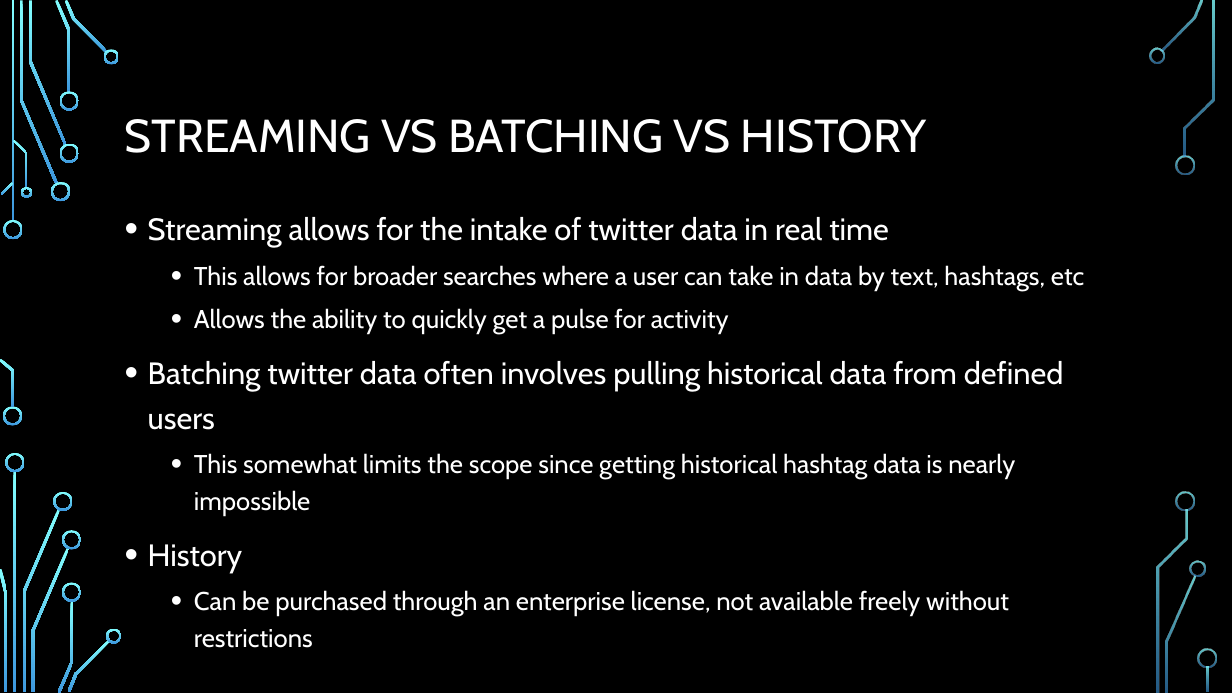
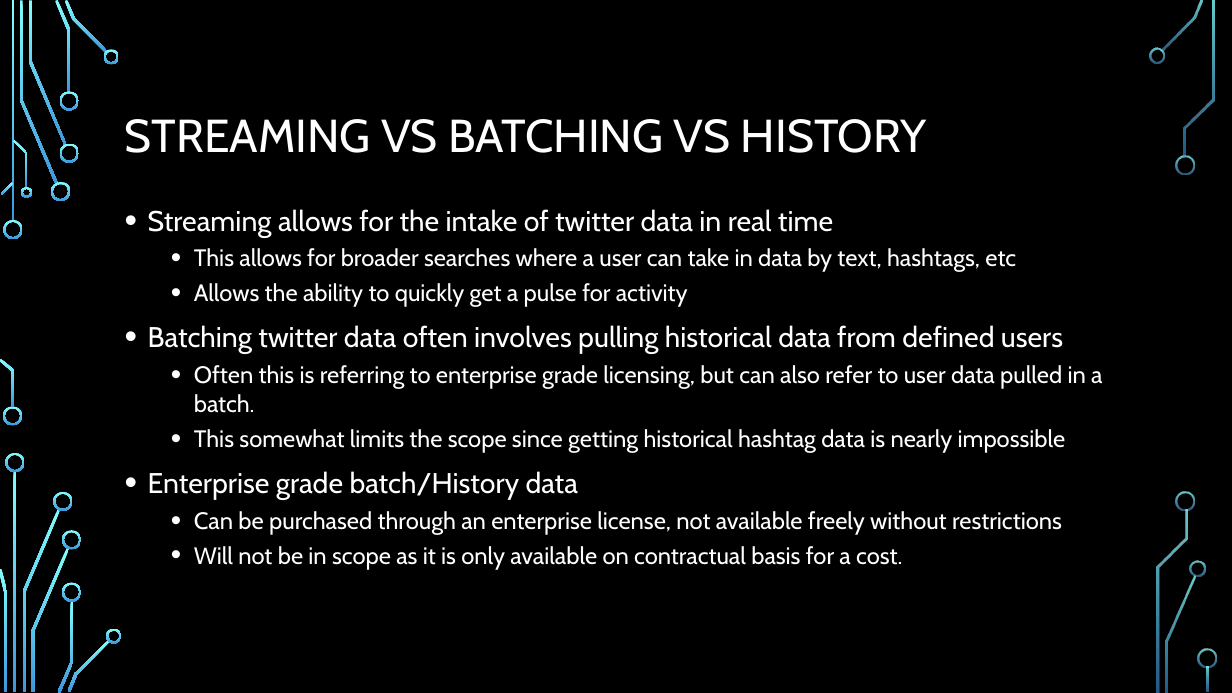
Before and after one commit to cdmorgan103/TwitterData7330, a slide deck: slide 5 of 7330 Twitter data project Presentation.pptx (slide 6 before the commit). Drawn at 1232x693 pixels with LibreOffice and Linux fonts; fonts in the diff are those of the drawing; background and template pictures are left out. Boxes give left, top, right and bottom in pixels: in the first picture for what was removed or moved away, otherwise in the second. Text is boxed around its words. In the diff, an @@ line names an element or a change of style, - is before the commit and + after.

```diff
--- a/7330 Twitter data project Presentation.pptx
+++ b/7330 Twitter data project Presentation.pptx
@@ text at bbox=[148, 209, 1066, 535]: size 24 to 22.2 pt in "Streaming allows for the intake of twitter ...", "Batching twitter data often involves pulling historical ..."; size 20 to 18.5 pt in "This allows for broader searches where a ...", "Allows the ability to quickly get a ...", "This somewhat limits the scope since getting ...", "Can be purchased through an enterprise license, ..."; line spacing 1.2 to 1 @@
@@ text at bbox=[194, 365, 1102, 413]: paragraph added @@
+  • Often this is referring to enterprise grade licensing, but can also refer to user data pulled in a batch.
@@ text at bbox=[148, 471, 578, 500]: text changed; size 24 to 22.2 pt @@
-• History
+• Enterprise grade batch/History data
@@ text at bbox=[194, 546, 902, 570]: paragraph added @@
+  • Will not be in scope as it is only available on contractual basis for a cost.
```
Also in this commit, not shown: 1 other slide changed, 1 slide added.
